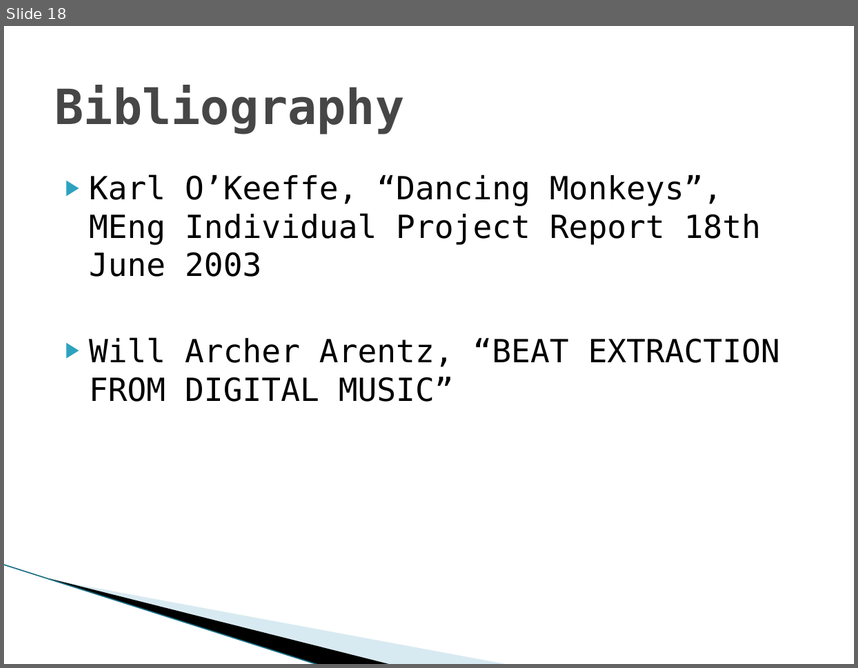
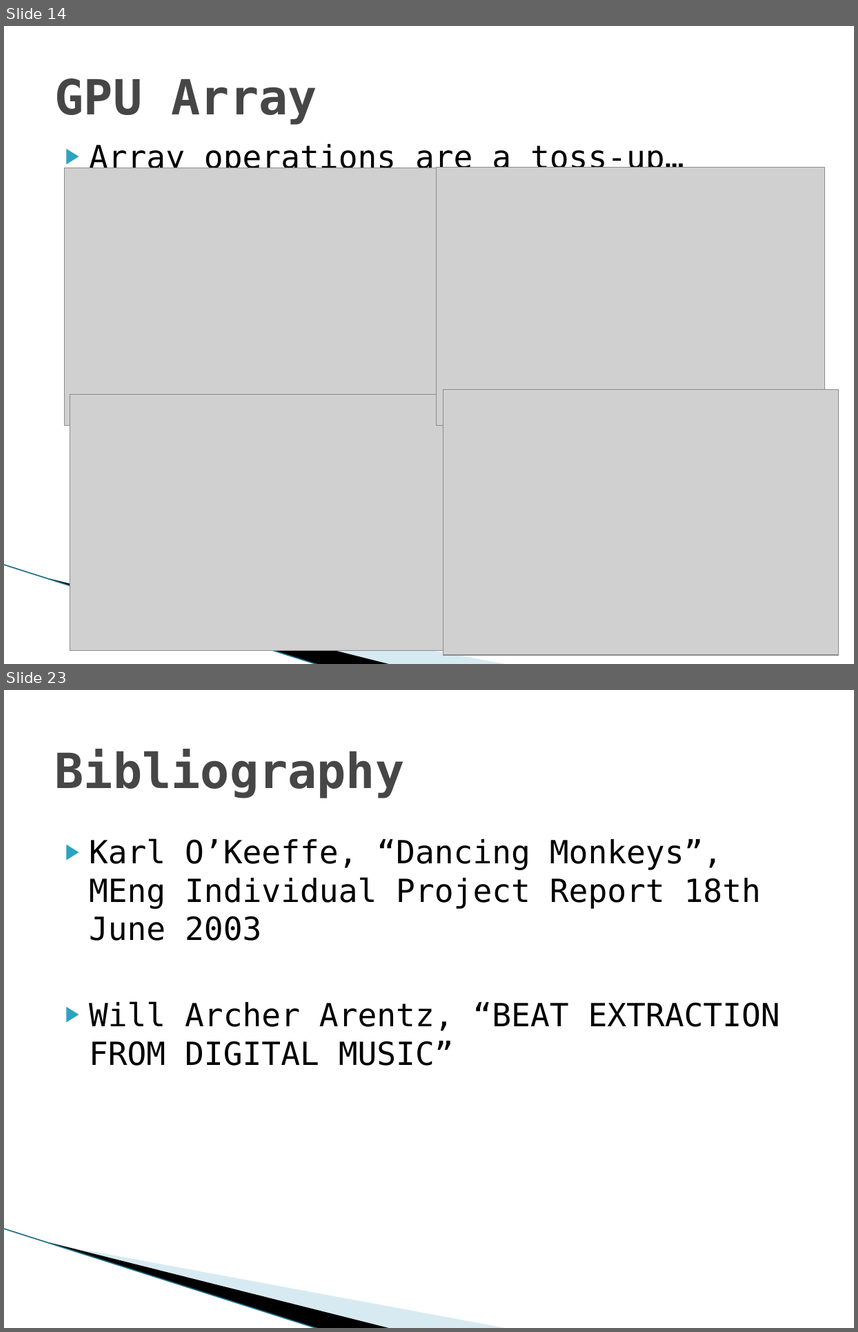
Before and after one commit to Keripo/DancingMonkeysAccelerated, a slide deck: final/presentation.pptx. Shown one above the other, each under a label of ours: slide 18 before the commit, slides 14 and 23 after it; the slides between them are not shown. The pictures are 858x668 and 858x1332 pixels, drawn with LibreOffice and Linux fonts; fonts in the diff are those of the drawing; grey boxes stand for pictures; background and template pictures are left out. Boxes give left, top, right and bottom in pixels: in the first picture for what was removed or moved away, otherwise in the second. Text is boxed around its words. In the diff, an @@ line names an element or a change of style, - is before the commit and + after.

```diff
--- a/final/presentation.pptx
+++ b/final/presentation.pptx
@@ slide 14 added at box(4, 26, 854, 664), background #FFFFFF; not listed: 3 template elements that a slide beside it also shows @@
@@ title added at box(55, 78, 317, 125), 41 pt, text #464646, bold @@
+GPU Array
@@ text added at box(89, 144, 684, 175), 27 pt, text #000000 @@
+▶ Array operations are a toss-up…
@@ picture added at box(64, 168, 452, 426) @@
@@ picture added at box(436, 167, 824, 426) @@
@@ picture added at box(70, 394, 452, 650) @@
@@ picture added at box(444, 389, 839, 654) @@
@@ what was slide 18 is now slide 23 @@
```
Also in this commit, not shown: 6 slides changed, 10 other slides added, 6 slides removed.
